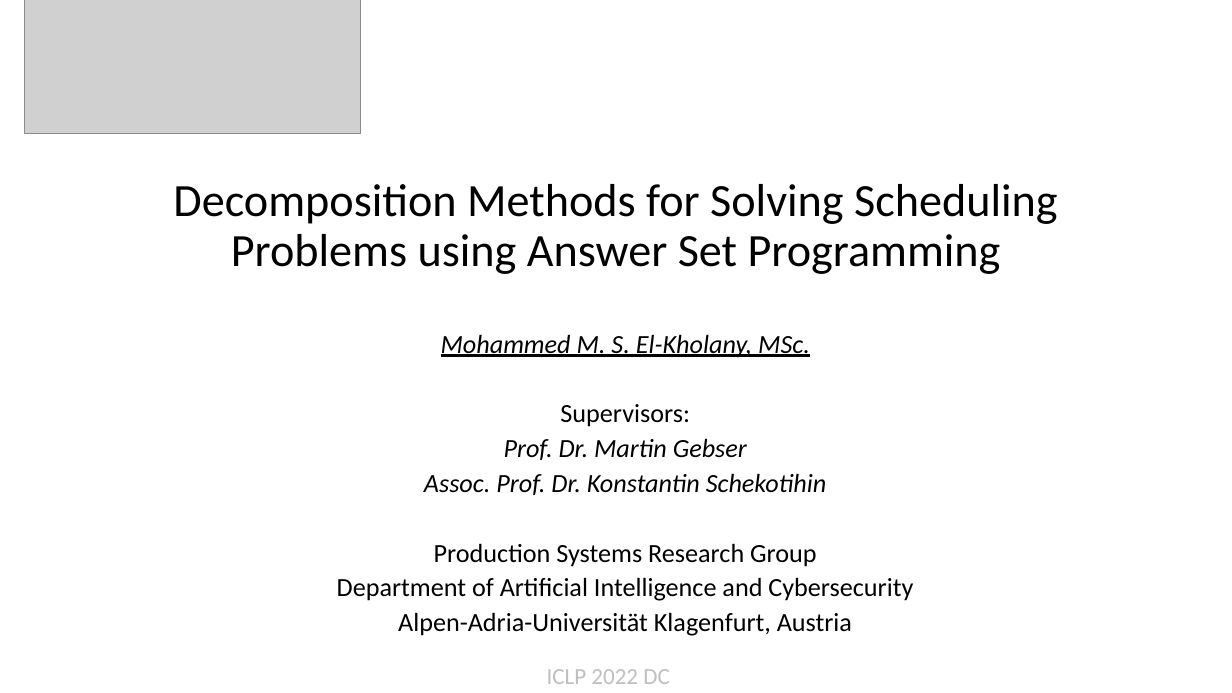
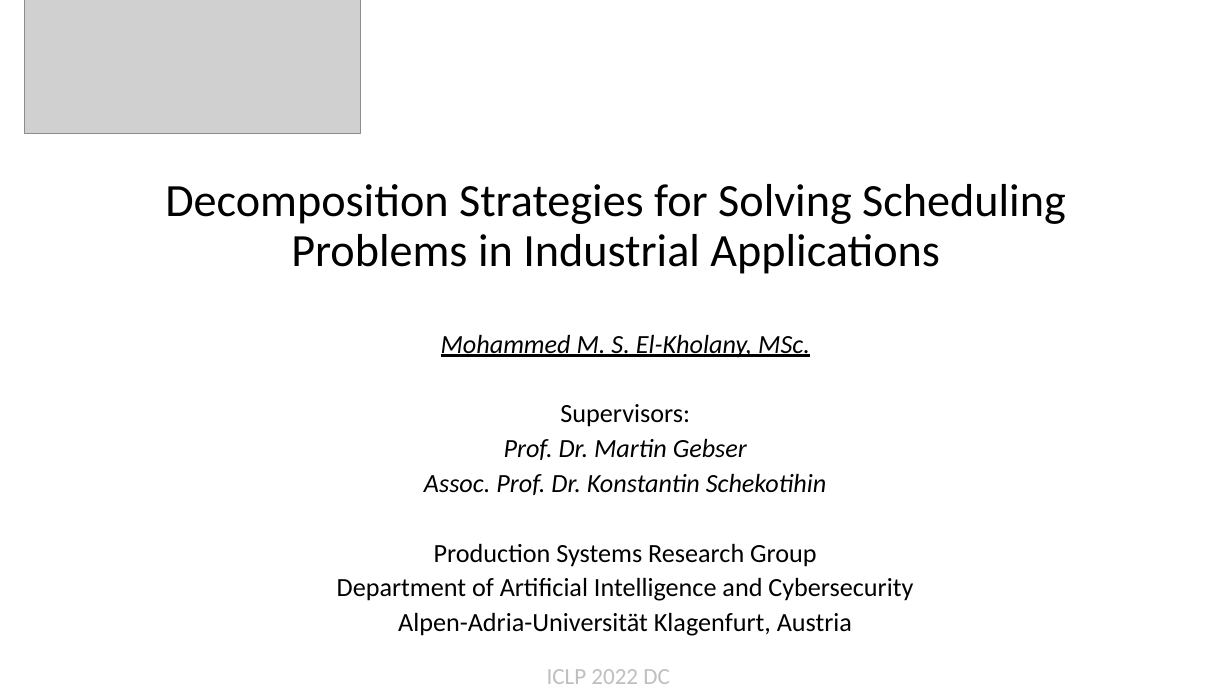
Before and after one commit to prosysscience/ICLP-IJCAI-Presentations-, a slide deck: slide 1 of ICLP_DC.pptx. Drawn at 1232x693 pixels with LibreOffice and Linux fonts; fonts in the diff are those of the drawing; grey boxes stand for pictures. Boxes give left, top, right and bottom in pixels: in the first picture for what was removed or moved away, otherwise in the second. Text is boxed around its words. In the diff, an @@ line names an element or a change of style, - is before the commit and + after.

Commit message:
Updating ICLP_DC

```diff
--- a/ICLP_DC.pptx
+++ b/ICLP_DC.pptx
@@ title at [165, 184, 1066, 274]: text changed @@
-Decomposition Methods for Solving Scheduling Problems using Answer Set Programming
+Decomposition Strategies for Solving Scheduling Problems in Industrial Applications
```
